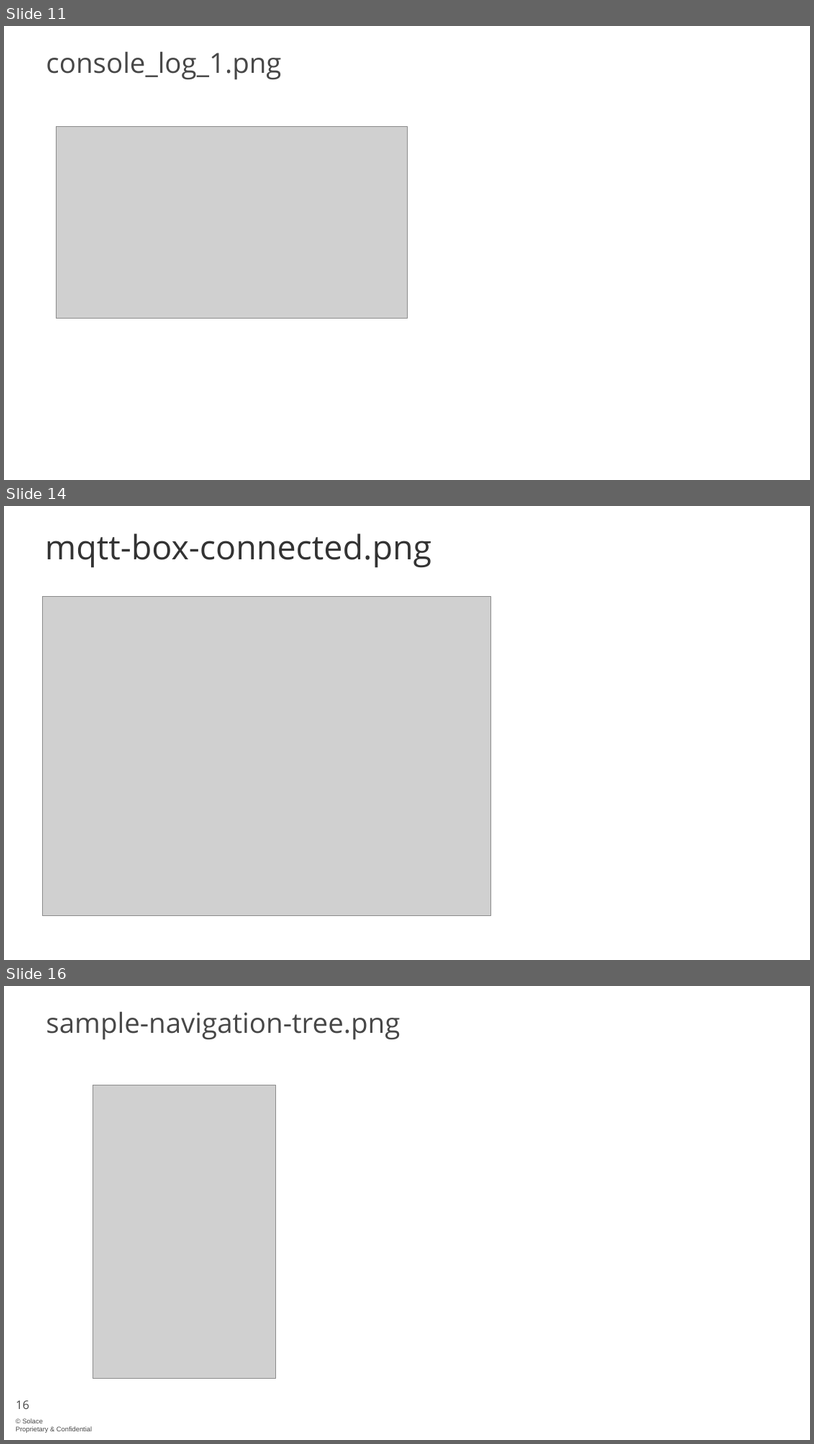
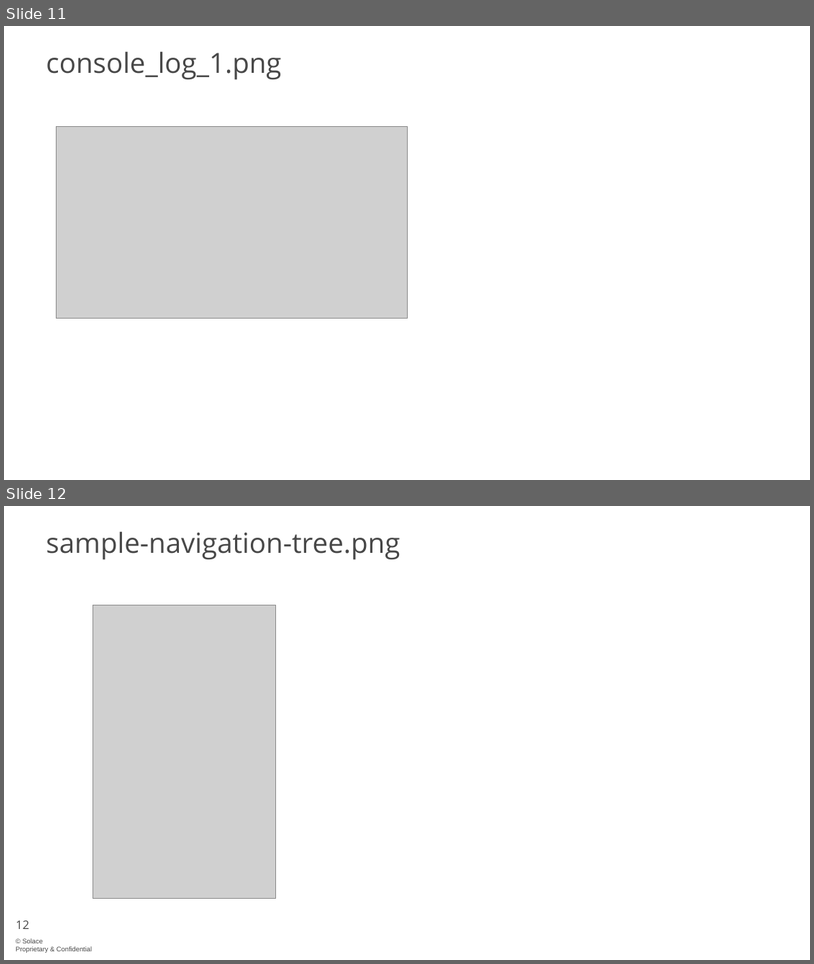
Before and after one commit to solace-iot-team/Bosch-IoT-Showcase, a slide deck: doc/images/Bosch-IoT-Showcase-picture-source.pptx. Shown one above the other, each under a label of ours: slides 11, 14 and 16 before the commit, slides 11 and 12 after it; the slides between them are not shown. The pictures are 814x1444 and 814x964 pixels, drawn with LibreOffice and Linux fonts; fonts in the diff are those of the drawing; grey boxes stand for pictures; background and template pictures are left out. Boxes give left, top, right and bottom in pixels: in the first picture for what was removed or moved away, otherwise in the second. Text is boxed around its words. In the diff, an @@ line names an element or a change of style, - is before the commit and + after.

```diff
--- a/doc/images/Bosch-IoT-Showcase-picture-source.pptx
+++ b/doc/images/Bosch-IoT-Showcase-picture-source.pptx
@@ slide 14 removed at (4, 506, 810, 960), background #FFFFFF @@
@@ title removed at (45, 533, 432, 567) @@
-mqtt-box-connected.png
@@ picture removed at (42, 597, 491, 916) @@
@@ what was slide 16 is now slide 12 @@
@@ page number at (16, 920, 29, 929): text changed @@
-16
+12
```
Also in this commit, not shown: 1 slide changed, 3 other slides removed, 4 other files.
